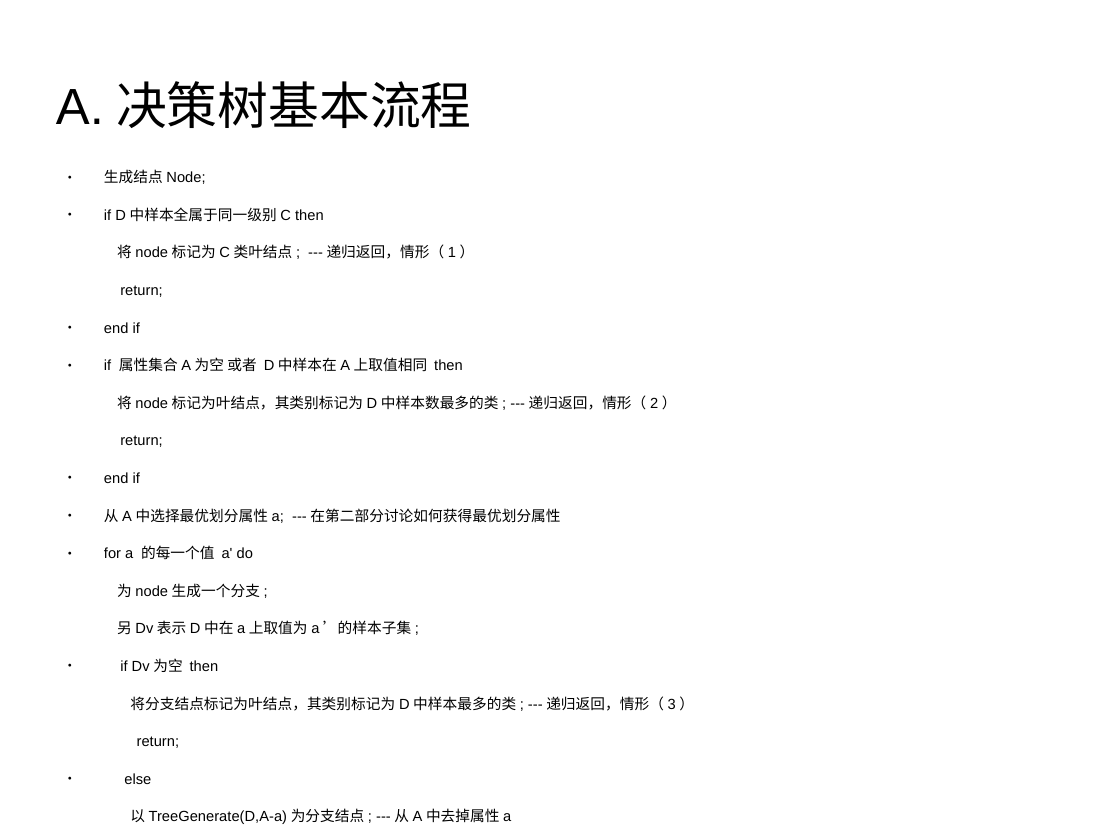
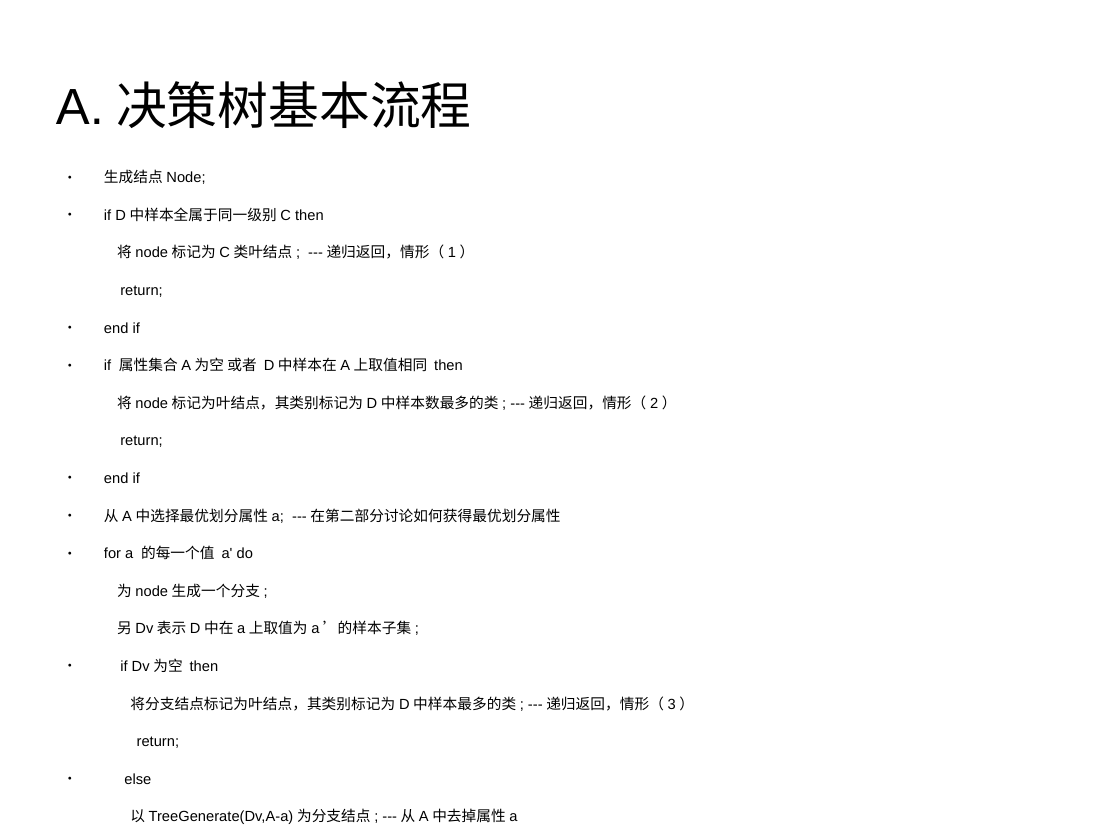
Before and after one commit to liulj0507/DecisionTreeShareProject, a slide deck: slide 4 of doc/DecisionTree-zhb.odp. Drawn at 1120x840 pixels with LibreOffice and Linux fonts; fonts in the diff are those of the drawing; background and template pictures are left out. Boxes give left, top, right and bottom in pixels: in the first picture for what was removed or moved away, otherwise in the second. Text is boxed around its words. In the diff, an @@ line names an element or a change of style, - is before the commit and + after.

```diff
--- a/doc/DecisionTree-zhb.odp
+++ b/doc/DecisionTree-zhb.odp
@@ text at bbox=[130, 808, 416, 824]: text changed @@
-以TreeGenerate(D,A-a)为分支结点; ---从A中去掉属性a
+以TreeGenerate(Dv,A-a)为分支结点; ---从A中去掉属性a
```
Also in this commit, not shown: 2 other slides changed.
